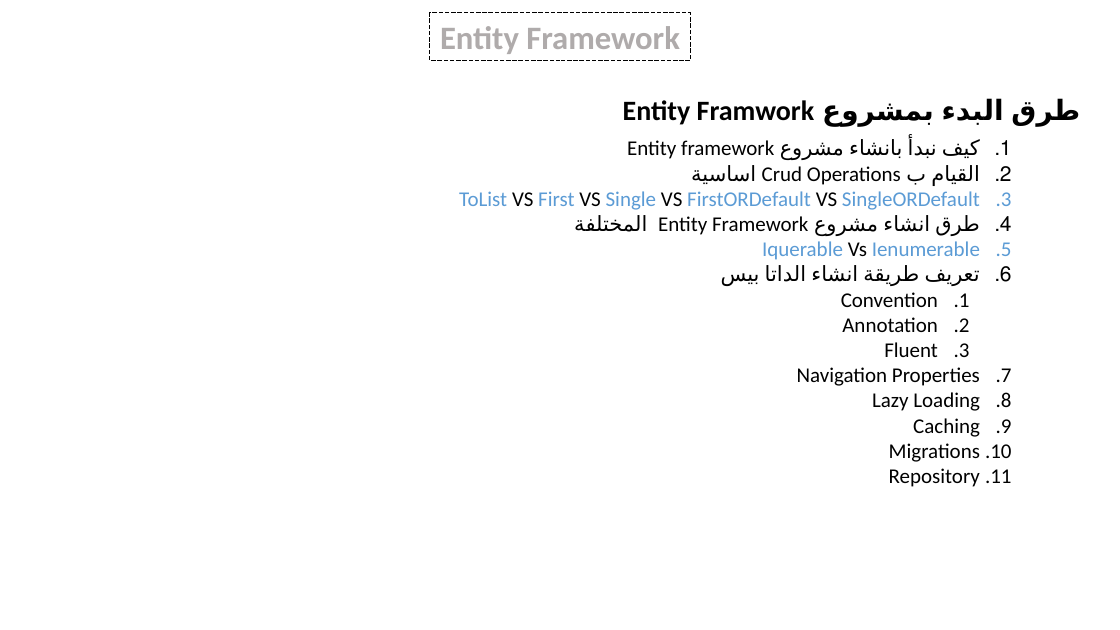
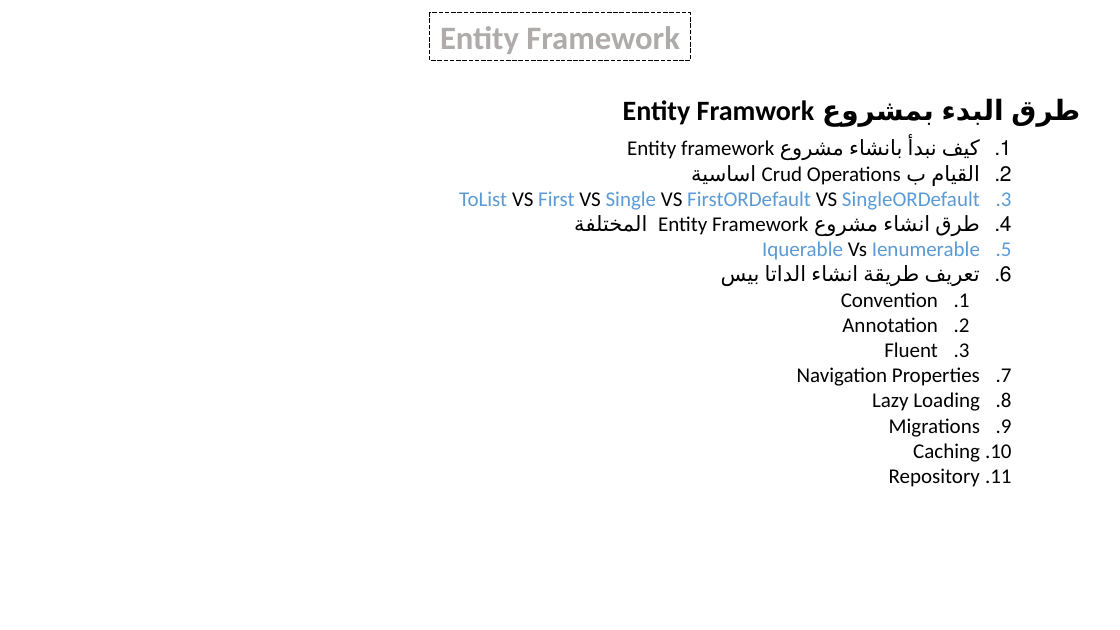
Before and after one commit to AQutaishat/Entity-Framework-Tutorial, a slide deck: slide 9 of 22_Entity Framwork.pptx. Drawn at 1120x630 pixels with LibreOffice and Linux fonts; fonts in the diff are those of the drawing. Boxes give left, top, right and bottom in pixels: in the first picture for what was removed or moved away, otherwise in the second. Text is boxed around its words. In the diff, an @@ line names an element or a change of style, - is before the commit and + after.

```diff
--- a/22_Entity Framwork.pptx
+++ b/22_Entity Framwork.pptx
@@ text at <box>889,418,980,437</box>: paragraph added @@
+9. Migrations
@@ text at <box>889,443,980,462</box>: paragraph removed @@
-10. Migrations
```
Also in this commit, not shown: 1 slide added, 7 other files.
